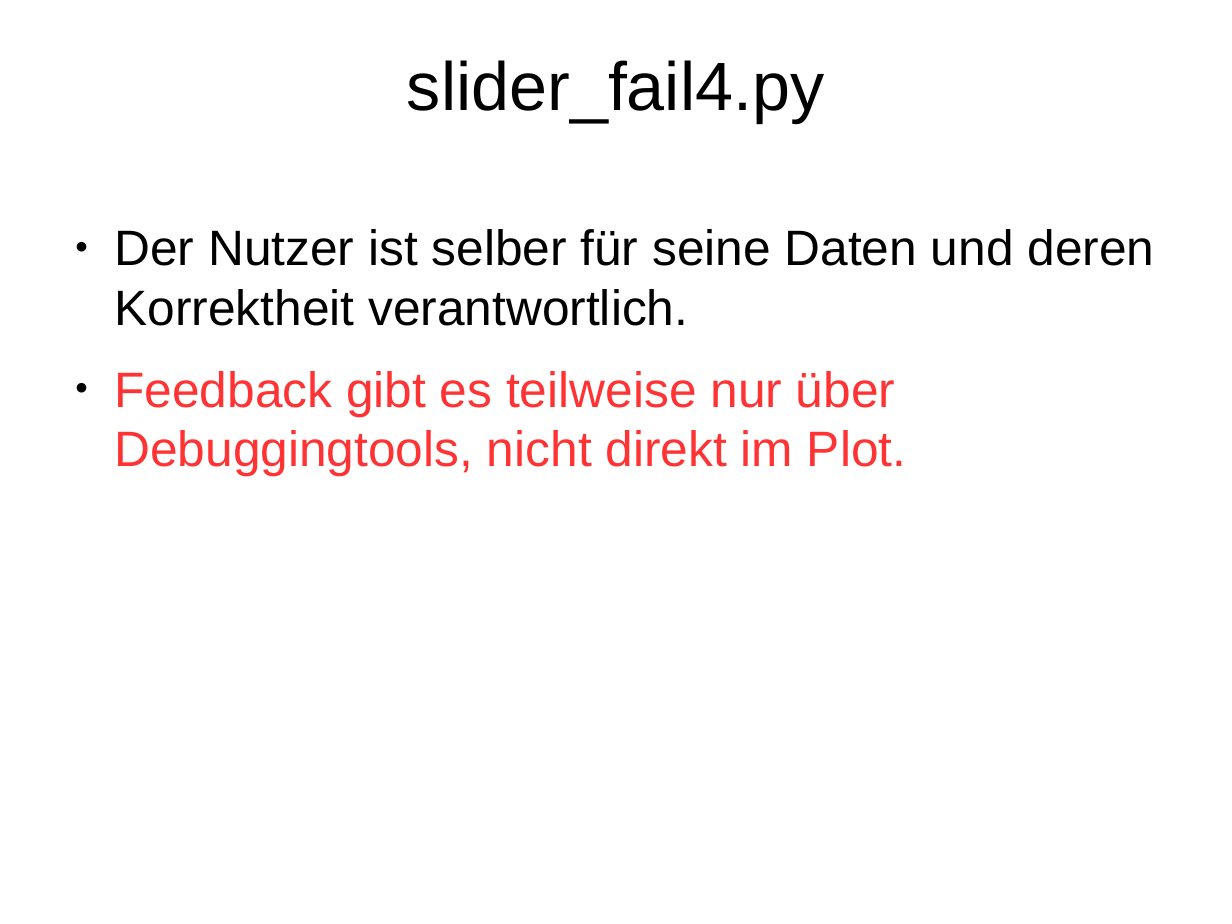
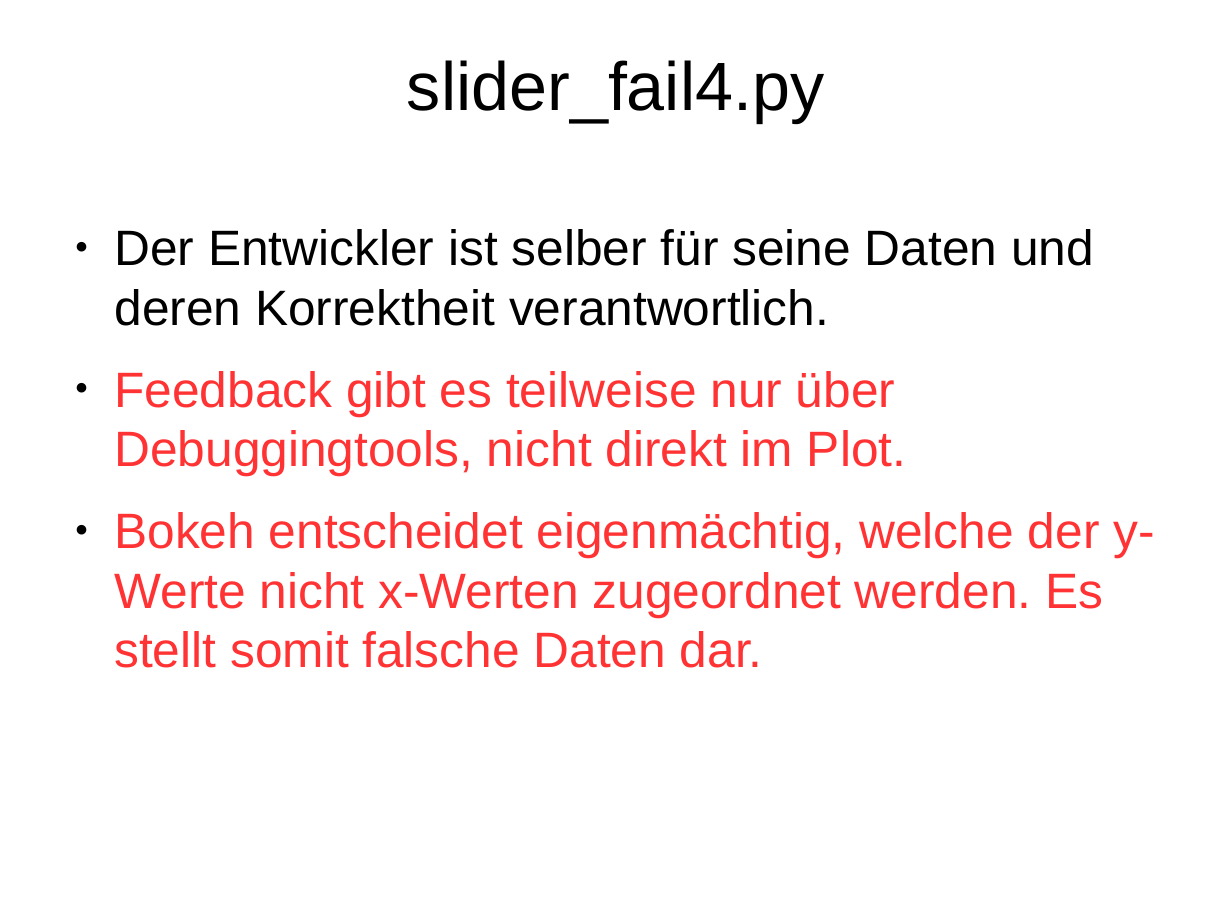
Before and after one commit to Inqbus/python_summit, a slide deck: slide 68 of vortrag/bokeh_sandra.odp. Drawn at 1232x924 pixels with LibreOffice and Linux fonts; fonts in the diff are those of the drawing. Boxes give left, top, right and bottom in pixels: in the first picture for what was removed or moved away, otherwise in the second. Text is boxed around its words. In the diff, an @@ line names an element or a change of style, - is before the commit and + after.

```diff
--- a/vortrag/bokeh_sandra.odp
+++ b/vortrag/bokeh_sandra.odp
@@ text at [114, 229, 1094, 326]: text changed @@
-● Der Nutzer ist selber für seine Daten und deren Korrektheit verantwortlich.
+● Der Entwickler ist selber für seine Daten und deren Korrektheit verantwortlich.
@@ text at [114, 512, 1154, 668]: paragraph added @@
+● Bokeh entscheidet eigenmächtig, welche der y-Werte nicht x-Werten zugeordnet werden. Es stellt somit falsche Daten dar.
```
Also in this commit, not shown: 7 other slides changed.
